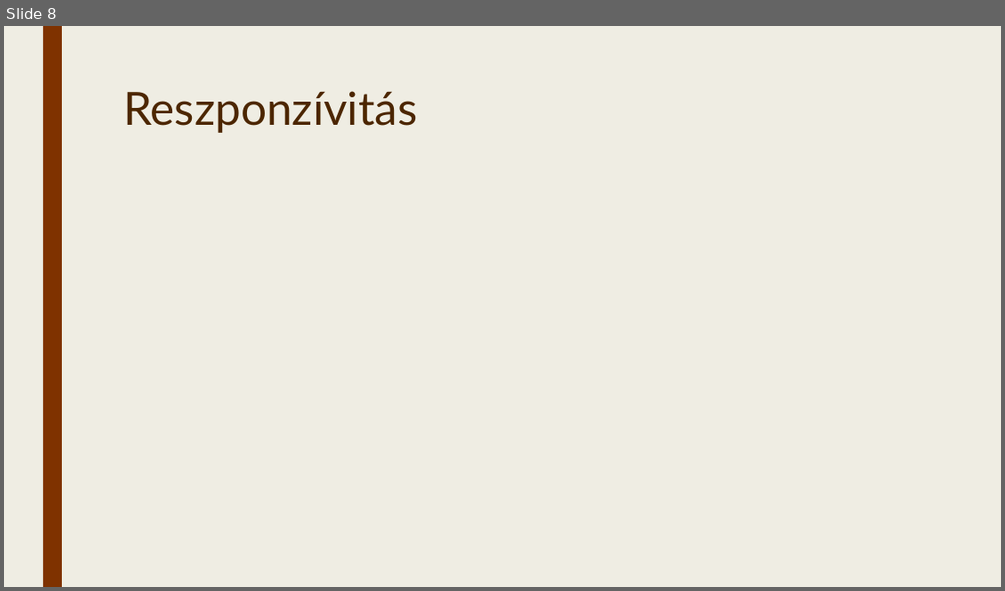
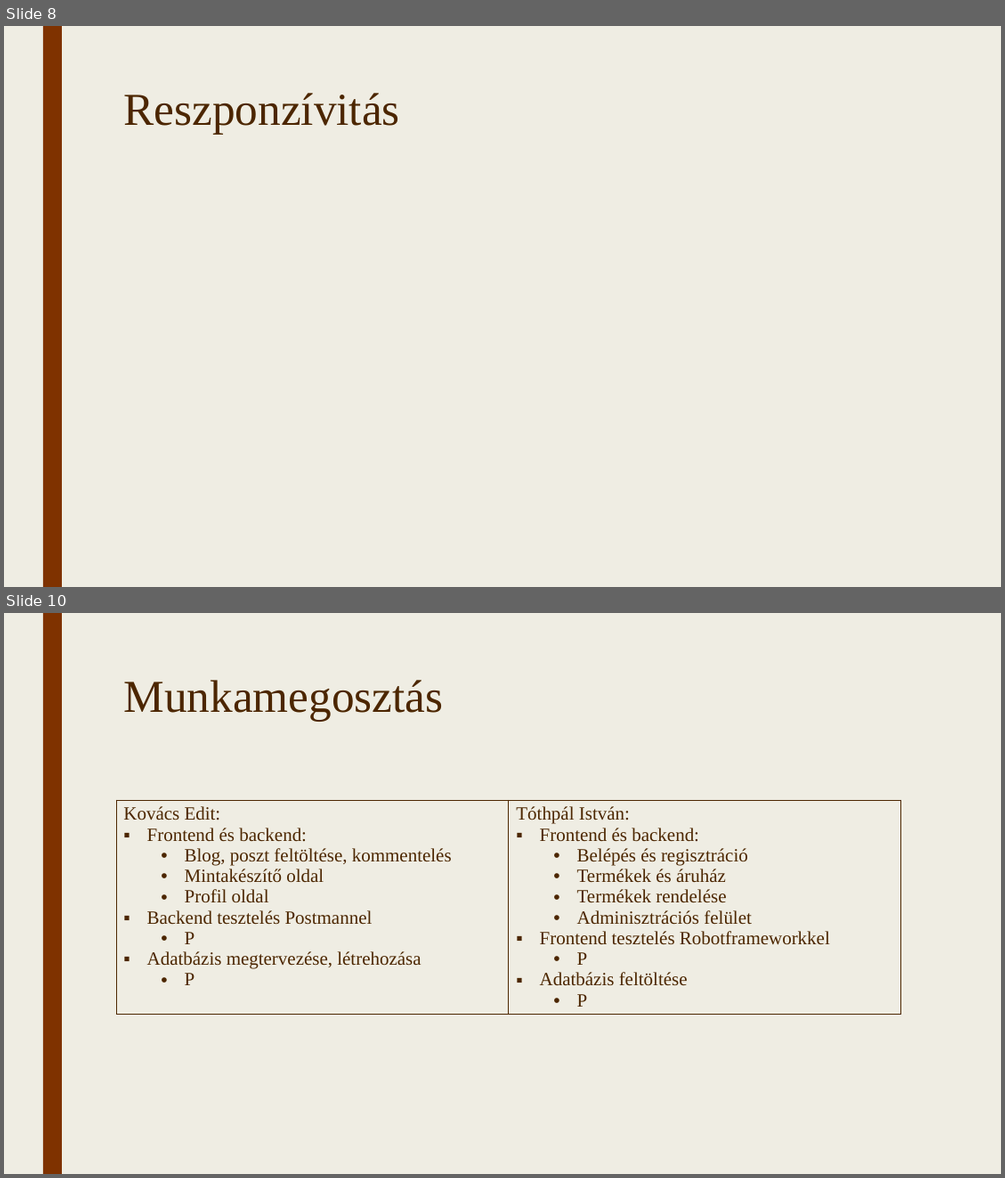
Before and after one commit to TothpalIstvano/13_S1_4_vizsgaremek, a slide deck: Fájlok/Bemutató.pptx. Shown one above the other, each under a label of ours: slide 8 before the commit, slides 8 and 10 after it; the slides between them are not shown. The pictures are 1005x591 and 1005x1178 pixels, drawn with LibreOffice and Linux fonts; fonts in the diff are those of the drawing. Boxes give left, top, right and bottom in pixels: in the first picture for what was removed or moved away, otherwise in the second. Text is boxed around its words. In the diff, an @@ line names an element or a change of style, - is before the commit and + after.

```diff
--- a/Fájlok/Bemutató.pptx
+++ b/Fájlok/Bemutató.pptx
@@ slide 10 added at (x1=4, y1=613, x2=1001, y2=1174), background #EFEDE3; not listed: 1 template element that a slide beside it also shows @@
@@ title added at (x1=123, y1=680, x2=443, y2=721), 44 pt, text #4C2600 @@
+Munkamegosztás
@@ table added at (x1=116, y1=800, x2=901, y2=1032), 1 rows, 2 columns @@
+Kovács Edit: / Frontend és backend: / Blog, poszt feltöltése, kommentelés / Mintakészítő oldal / Profil oldal / Backend tesztelés Postmannel / P / Adatbázis megtervezése, létrehozása / P | Tóthpál István: / Frontend és backend: / Belépés és regisztráció / Termékek és áruház / Termékek rendelése / Adminisztrációs felület / Frontend tesztelés Robotframeworkkel / P / Adatbázis feltöltése / P
@@ slide 8 changed as well @@
@@ title "Reszponzívitás" at (x1=123, y1=93, x2=400, y2=134): font Lato to Times New Roman @@
```
Also in this commit, not shown: 7 other slides changed, 3 other slides added, 4 slides removed.
